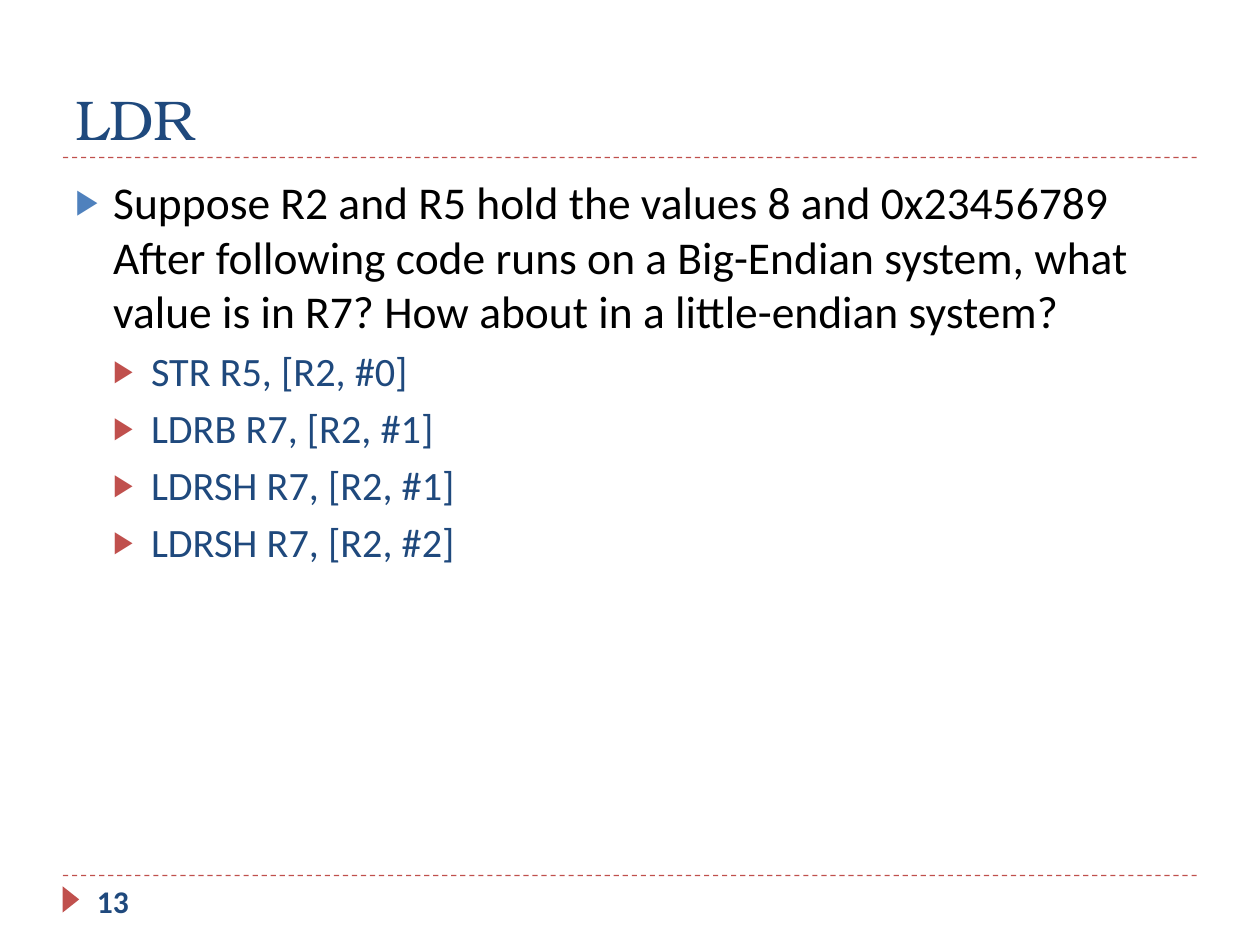
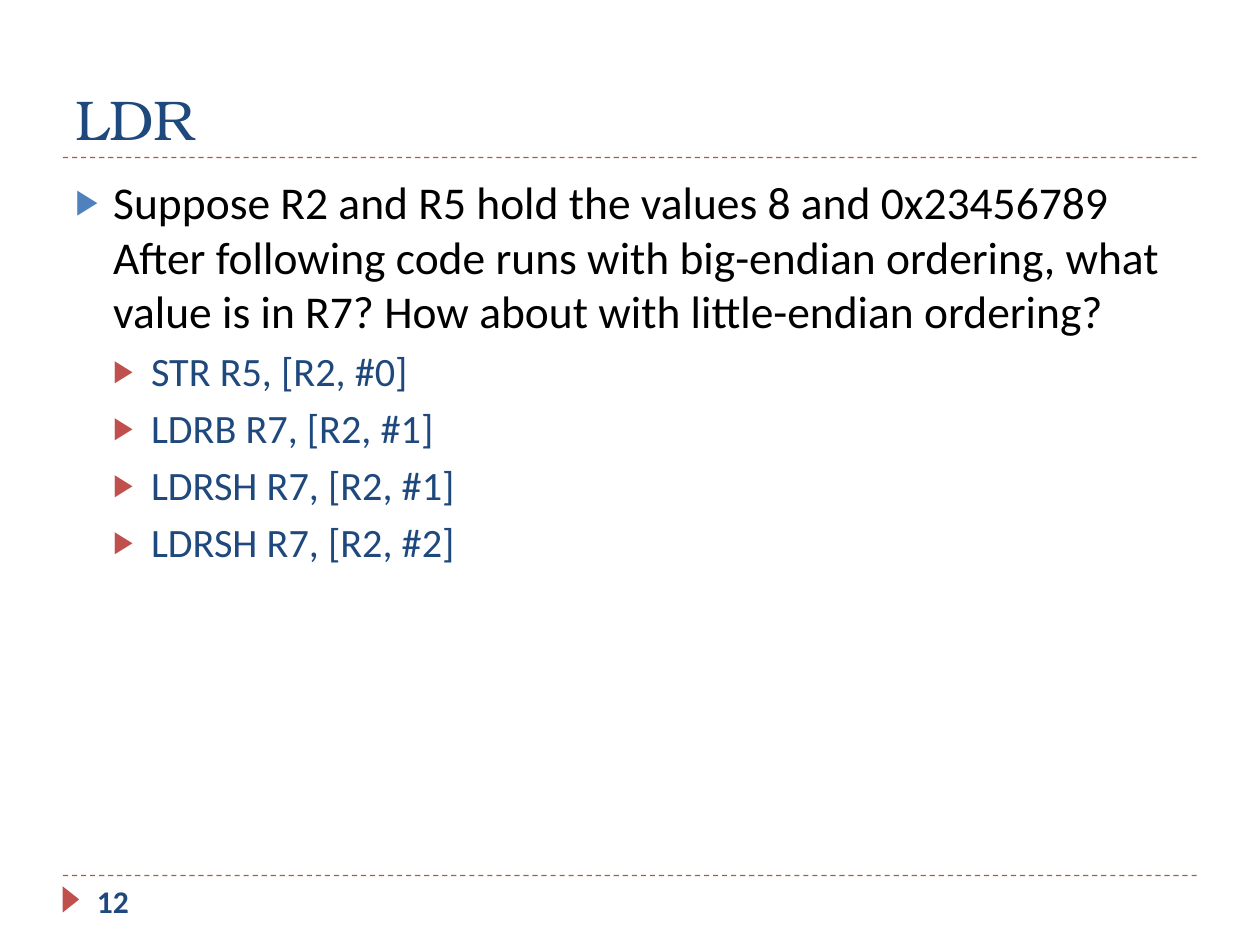
Before and after one commit to guhofstra/CSC111Fa25, a slide deck: slide 12 of PPTs/Ch5_ARM_Load_Store_Exercises.pptx (slide 13 before the commit). Drawn at 1260x945 pixels with LibreOffice and Linux fonts; fonts in the diff are those of the drawing. Boxes give left, top, right and bottom in pixels: in the first picture for what was removed or moved away, otherwise in the second. Text is boxed around its words. In the diff, an @@ line names an element or a change of style, - is before the commit and + after.

```diff
--- a/PPTs/Ch5_ARM_Load_Store_Exercises.pptx
+++ b/PPTs/Ch5_ARM_Load_Store_Exercises.pptx
@@ text at (x1=113, y1=187, x2=1159, y2=336): text changed @@
-▶ Suppose R2 and R5 hold the values 8 and 0x23456789 After following code runs on a Big-Endian system, what value is in R7? How about in a little-endian system?
+▶ Suppose R2 and R5 hold the values 8 and 0x23456789 After following code runs with big-endian ordering, what value is in R7? How about with little-endian ordering?
@@ page number at (x1=97, y1=892, x2=129, y2=913): text changed @@
-13
+12
```
Also in this commit, not shown: 11 other slides changed, 1 slide removed, 3 other files.
